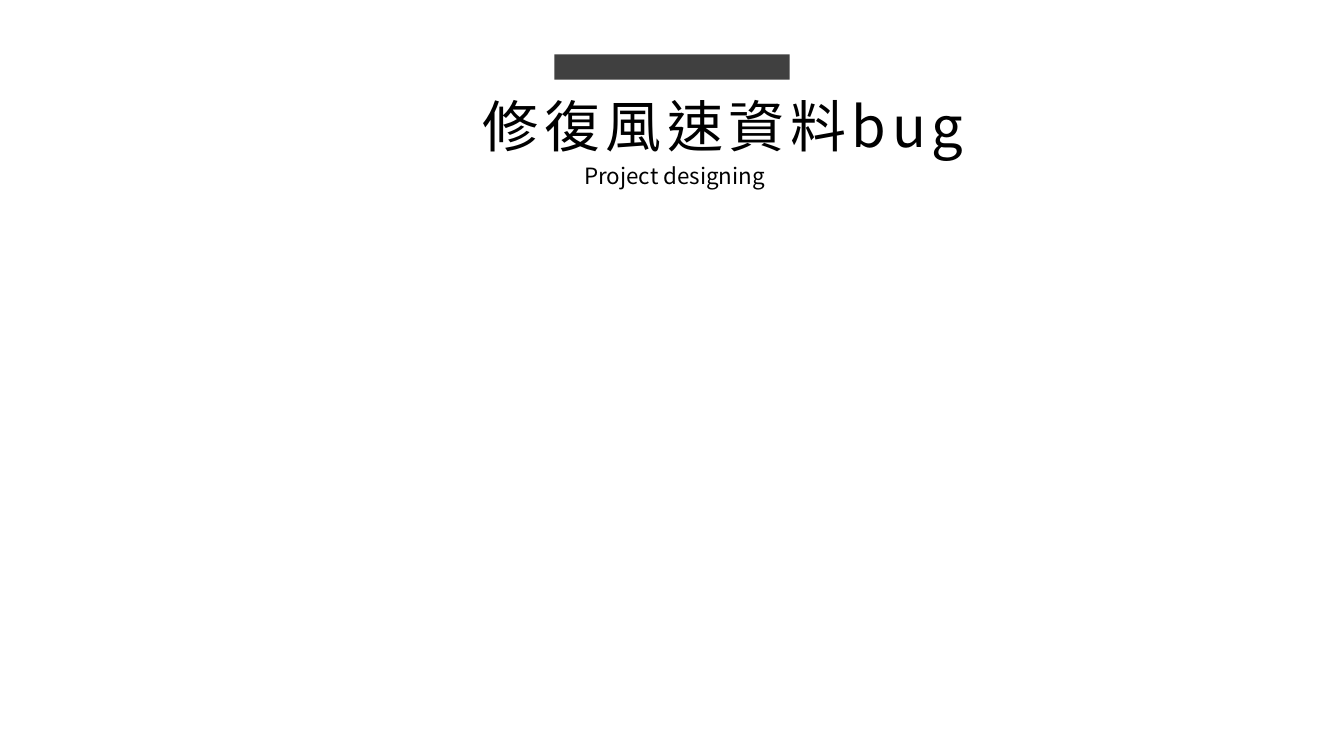
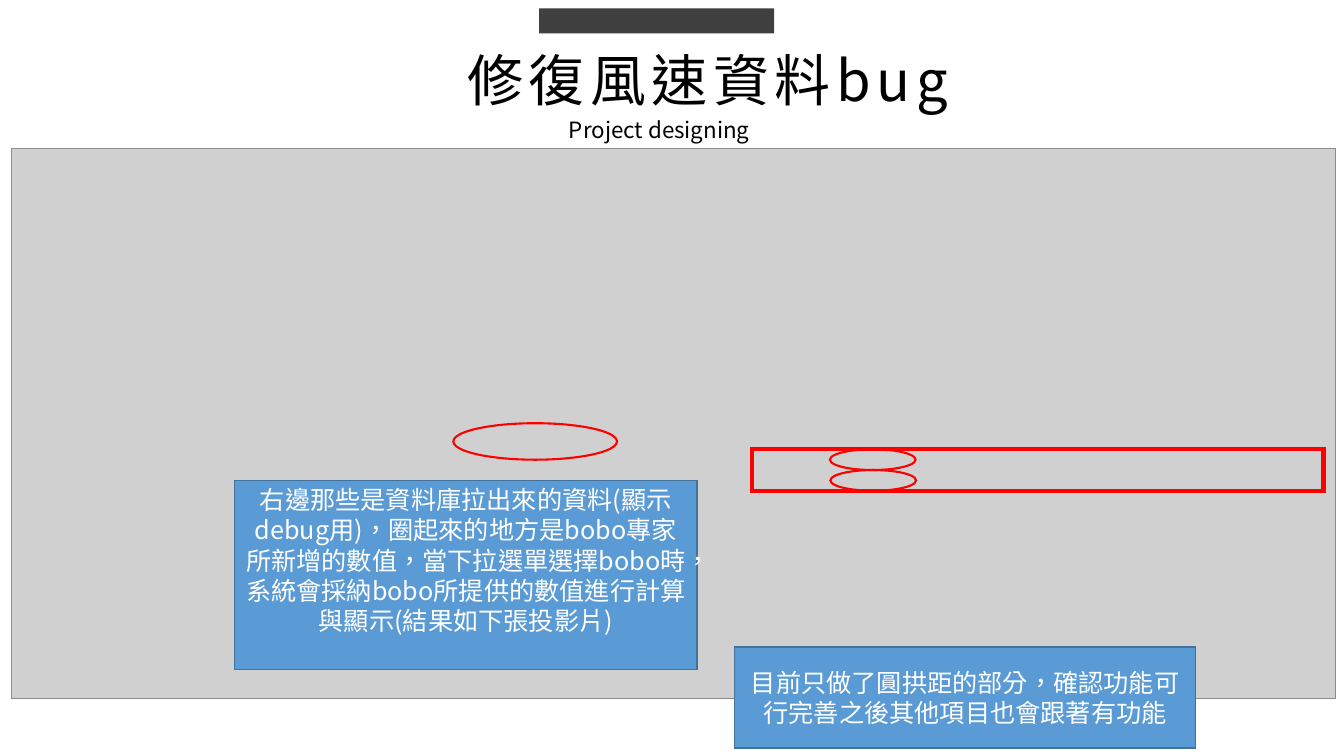
Before and after one commit to king637324/KnowledgeGreenhouseSystem, a slide deck: slide 3 of 工作日報_葉柏漢/2021.10/2021.10.09(假日加班)工作日報_葉柏漢.pptx. Drawn at 1344x756 pixels with LibreOffice and Linux fonts; fonts in the diff are those of the drawing; grey boxes stand for pictures. Boxes give left, top, right and bottom in pixels: in the first picture for what was removed or moved away, otherwise in the second. Text is boxed around its words. In the diff, an @@ line names an element or a change of style, - is before the commit and + after.

```diff
--- a/工作日報_葉柏漢/2021.10/2021.10.09(假日加班)工作日報_葉柏漢.pptx
+++ b/工作日報_葉柏漢/2021.10/2021.10.09(假日加班)工作日報_葉柏漢.pptx
@@ 2 texts, 1 rectangle: place and size @@
-2 texts, 1 rectangle at [483, 54, 963, 189]
+2 texts, 1 rectangle at [467, 8, 948, 143]
@@ picture added at [11, 148, 1336, 698] @@
@@ ellipse added at [454, 423, 617, 460], outline #FF0000 1.5 pt @@
@@ rectangle added at [752, 450, 1324, 491], outline #FF0000 3 pt @@
@@ ellipse added at [830, 450, 915, 471], outline #FF0000 1.5 pt @@
@@ ellipse added at [831, 470, 917, 491], outline #FF0000 1.5 pt @@
@@ rectangle added at [235, 481, 698, 670], fill #5B9BD5, outline #43739E 1 pt, 18 pt, text #FFFFFF @@
+右邊那些是資料庫拉出來的資料(顯示debug用)，圈起來的地方是bobo專家所新增的數值，當下拉選單選擇bobo時，系統會採納bobo所提供的數值進行計算與顯示(結果如下張投影片)
@@ rectangle added at [735, 647, 1196, 748], fill #5B9BD5, outline #43739E 1 pt, 18 pt, text #FFFFFF @@
+目前只做了圓拱距的部分，確認功能可行完善之後其他項目也會跟著有功能
```
Also in this commit, not shown: 2 other slides changed, 5 other files.
